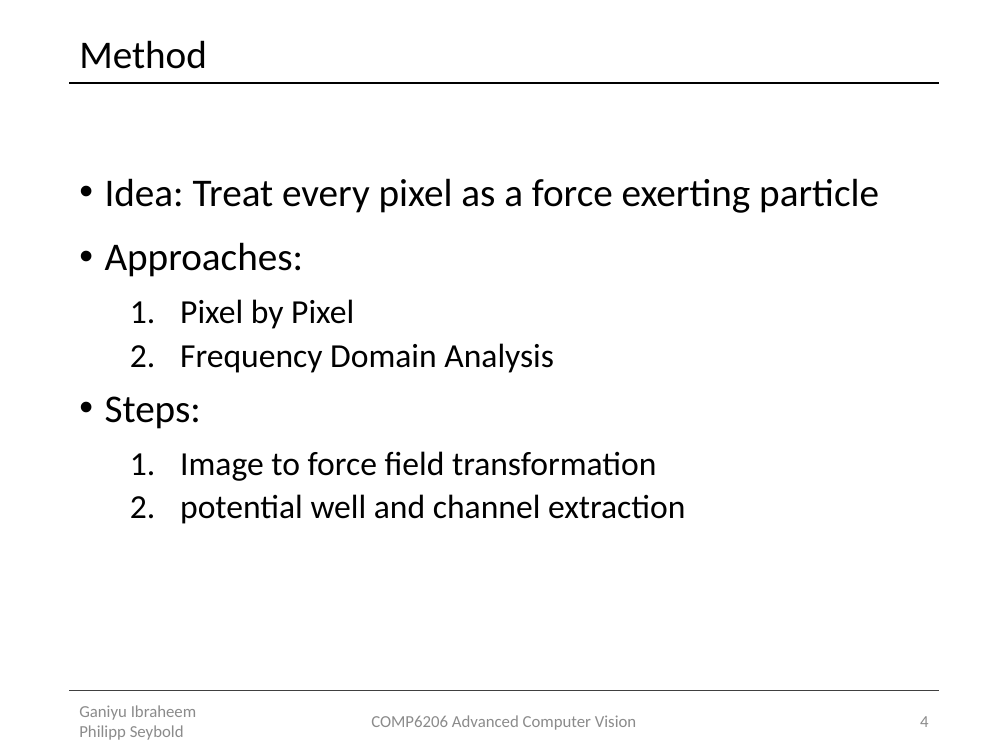
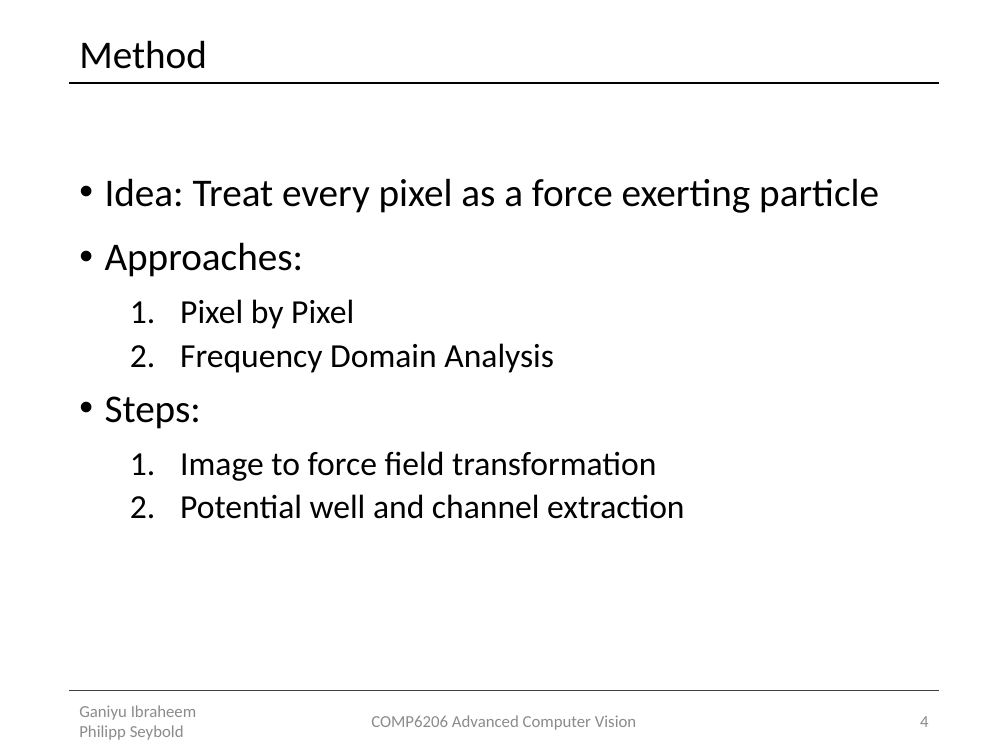
Before and after one commit to Lxrd-AJ/ForceFieldTransforms, a slide deck: slide 4 of Force Field Transformation.pptx. Drawn at 1008x756 pixels with LibreOffice and Linux fonts; fonts in the diff are those of the drawing. Boxes give left, top, right and bottom in pixels: in the first picture for what was removed or moved away, otherwise in the second. Text is boxed around its words. In the diff, an @@ line names an element or a change of style, - is before the commit and + after.

```diff
--- a/Force Field Transformation.pptx
+++ b/Force Field Transformation.pptx
@@ text at [180,494,684,519]: text changed @@
-  2. potential well and channel extraction
+  2. Potential well and channel extraction
```
Also in this commit, not shown: 4 other slides changed.
